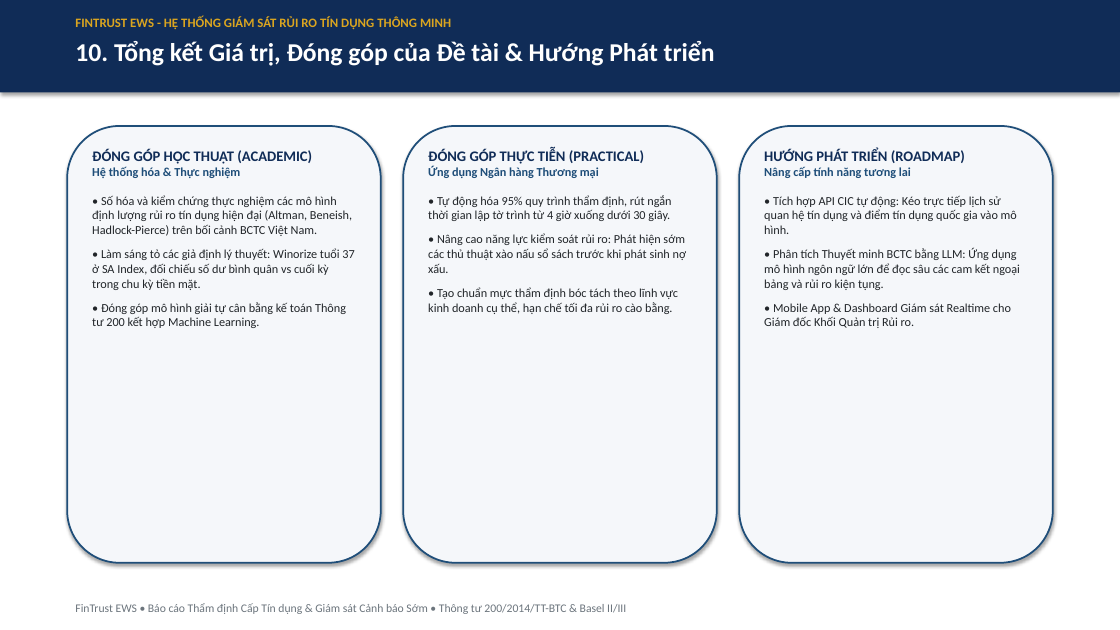
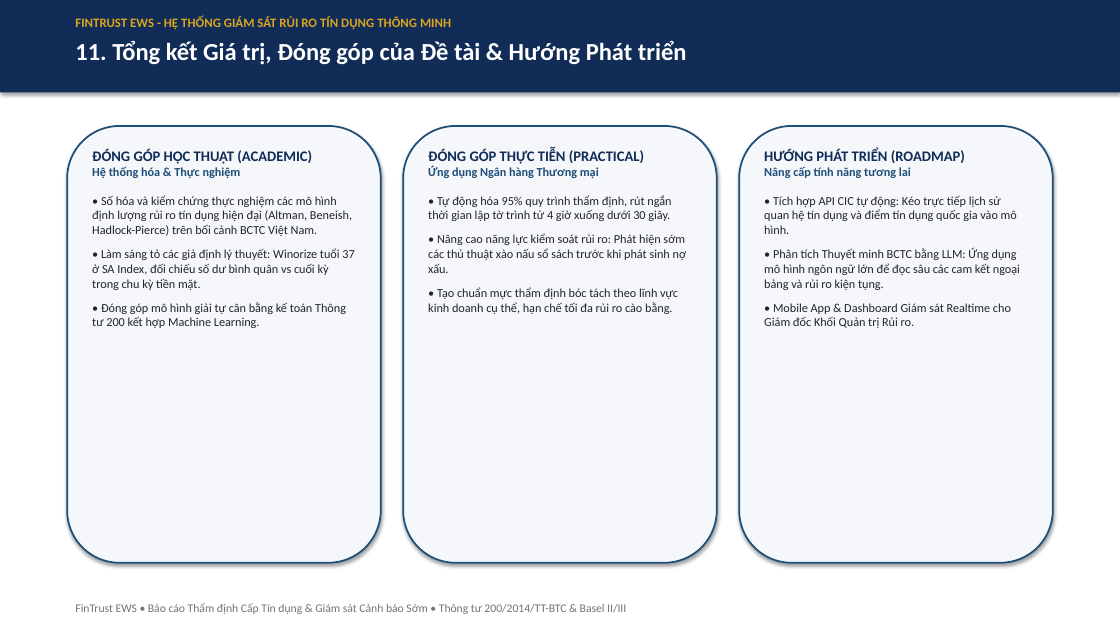
Before and after one commit to SelinaVu/Credit-Risk-Control, a slide deck: slide 12 of FinTrust_EWS_Bao_Cao_Hoi_Dong_Khoa_Hoc.pptx (slide 11 before the commit). Drawn at 1120x630 pixels with LibreOffice and Linux fonts; fonts in the diff are those of the drawing. Boxes give left, top, right and bottom in pixels: in the first picture for what was removed or moved away, otherwise in the second. Text is boxed around its words. In the diff, an @@ line names an element or a change of style, - is before the commit and + after.

```diff
--- a/FinTrust_EWS_Bao_Cao_Hoi_Dong_Khoa_Hoc.pptx
+++ b/FinTrust_EWS_Bao_Cao_Hoi_Dong_Khoa_Hoc.pptx
@@ text at bbox=[75, 40, 687, 65]: text changed; size 22 to 21 pt @@
-10. Tổng kết Giá trị, Đóng góp của Đề tài & Hướng Phát triển
+11. Tổng kết Giá trị, Đóng góp của Đề tài & Hướng Phát triển
```
Also in this commit, not shown: 9 other slides changed, 1 slide added, 1 other file.
